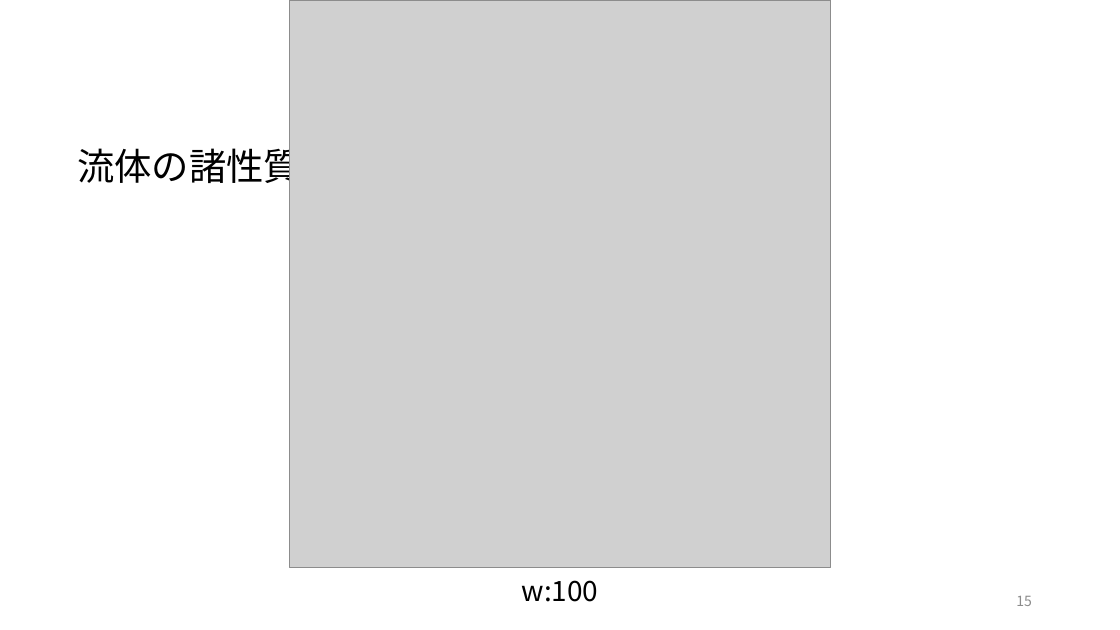
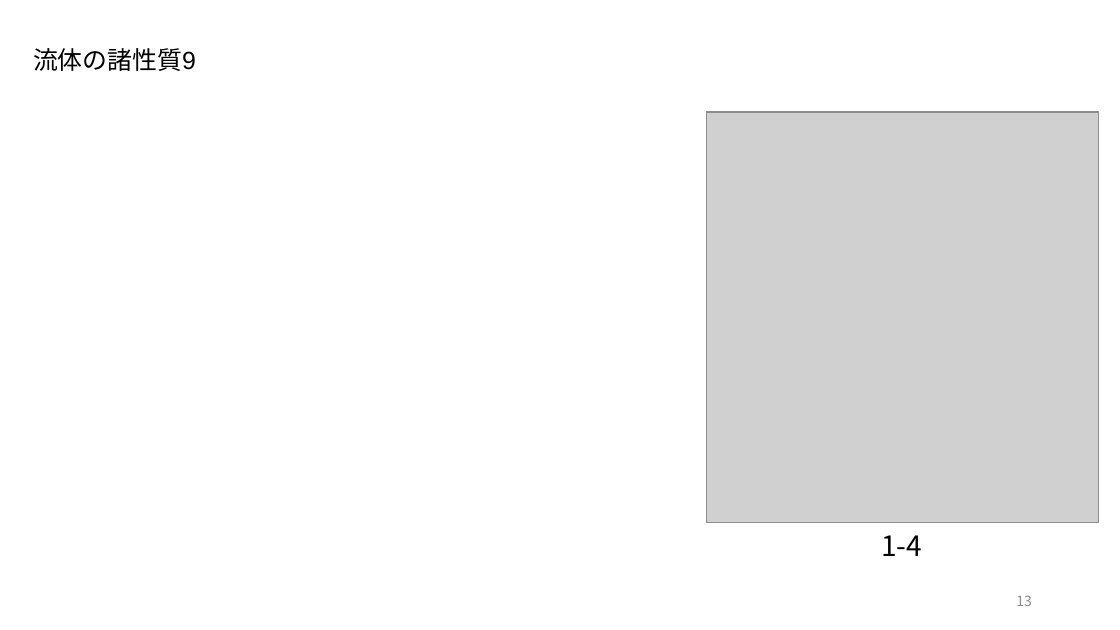
Before and after one commit to akmiccom/markdown_powerpoint, a slide deck: slide 13 of Basics_of_Fluid_Mechanics/Basics_of_Fluid_Mechanics.pptx (slide 15 before the commit). Drawn at 1120x630 pixels with LibreOffice and Linux fonts; fonts in the diff are those of the drawing; grey boxes stand for pictures; background and template pictures are left out. Boxes give left, top, right and bottom in pixels: in the first picture for what was removed or moved away, otherwise in the second. Text is boxed around its words. In the diff, an @@ line names an element or a change of style, - is before the commit and + after.

```diff
--- a/Basics_of_Fluid_Mechanics/Basics_of_Fluid_Mechanics.pptx
+++ b/Basics_of_Fluid_Mechanics/Basics_of_Fluid_Mechanics.pptx
@@ title "流体の諸性質9": place and size @@
-title "流体の諸性質9" at [77,143,322,191]
+title "流体の諸性質9" at [33,48,196,71]
@@ title "流体の諸性質9" at [33,48,196,71]: size 24 to 16 pt @@
@@ picture: place and size @@
-picture at [289,0,830,568]
+picture at [707,112,1099,523]
@@ text added at [881,535,922,556], 18 pt, text #000000 @@
+1-4
@@ text removed at [522,580,599,602] @@
-w:100
@@ page number at [1016,595,1032,606]: text changed @@
-15
+13
```
Also in this commit, not shown: 10 other slides changed, 2 slides added, 5 slides removed, 4 other files.
